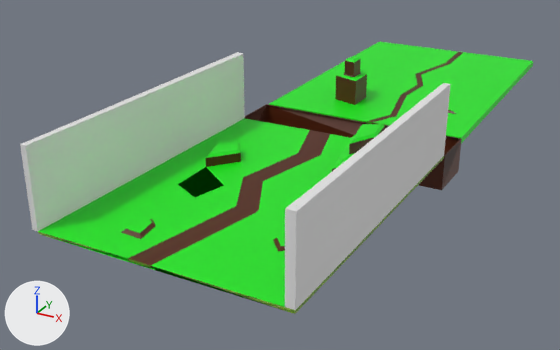
The OBJ model 3DLv3_2023_vs2019/Project/BaseProject/BaseProject/res/Field/GameStage(1).obj as it was, and as the next commit left it.
Rendered twice from a camera (50 mm lens) standing at (381.0, -579.0, 366.0) and looking at (-88.0, 274.0, -60.0). The axes (+X, +Y, +Z) are drawn at lower left. The lights are the same throughout. Where no turn or scale is listed for an object, it has been applied to the vertices. Vertices at the same position are counted once.

The older version as bpy lines, for what is in view:
```python
ob_cube = bpy.data.objects.new('Cube', me_cube)
ob_cube.location = (0.0, 0.0, 0.0)
ob_cube_001 = bpy.data.objects.new('Cube.001', me_cube_001)
ob_cube_001.location = (0.0, 0.0, 0.0)
ob_cube_002 = bpy.data.objects.new('Cube.002', me_cube_002)
ob_cube_002.location = (0.0, 0.0, 0.0)
ob_plane = bpy.data.objects.new('Plane', me_plane)
ob_plane.location = (0.0, 0.0, 0.0)
ob_plane_002 = bpy.data.objects.new('Plane.002', me_plane_002)
ob_plane_002.location = (0.0, 0.0, 0.0)
ob_plane_003 = bpy.data.objects.new('Plane.003', me_plane_003)
ob_plane_003.location = (0.0, 0.0, 0.0)
ob_plane_004 = bpy.data.objects.new('Plane.004', me_plane_004)
ob_plane_004.location = (0.0, 0.0, 0.0)
# me_cube_002
# before: 63 (-108.0, 71.0, 2.0), 64 (-109.0, 129.0, 2.0) at pixel (206, 166), 65 (-72.0, 51.0, 2.0), 66 (-61.0, 93.0, 2.0) at pixel (223, 185)
```
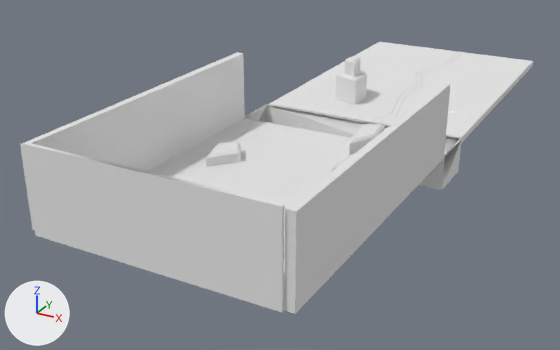
Where the change shows, as pixel boxes [x1, y1, x2, y2] in the pictures (560 x 350 px):
'Cube', recoloured (green to grey)
    both: [22, 142, 284, 312]
'Plane.002', recoloured (brown to grey)
    both: [267, 104, 461, 155]
'Plane.004', recoloured
    both: [441, 139, 462, 190]
'Plane', recoloured (brown to grey)
    both: [245, 118, 444, 190]
'Plane.003', recoloured (brown to grey)
    both: [245, 104, 267, 122]
part 1 of me_cube_001, recoloured (green to white)
    both: [269, 42, 533, 143]
part 2 of me_cube_001, recoloured
    both: [335, 52, 463, 123]
part 3 of me_cube_002, added
    after: [184, 167, 224, 188]
part 4 of me_cube_002, recoloured (green to grey)
    both: [284, 156, 444, 314]
part 5 of me_cube_002, recoloured (green to white)
    both: [147, 118, 384, 312]
part 6 of me_cube_002, recoloured (brown to white)
    both: [206, 126, 385, 251]

Diff of the bpy script that builds the scene:
```diff
--- a/3DLv3_2023_vs2019/Project/BaseProject/BaseProject/res/Field/GameStage(1).obj.py
+++ b/3DLv3_2023_vs2019/Project/BaseProject/BaseProject/res/Field/GameStage(1).obj.py
@@ mat_material_009 @@
+mat_material_009 = principled_material('Material.009')
+mat_material_009.base_color = (0.8, 0.8, 0.8)  # white #e7e7e7
+mat_material_009.roughness = 1.0
@@ me_cube @@
 me_cube.from_pydata(...)  # 32 vertices, 76 faces; spans x -165.0..117.0, y -95.0..-90.0, z -1.0..97.0
-me_cube.materials.append(mat_material_004)  # white #ffffff
+me_cube.materials.append(mat_material_005)  # white #e7e7e7
@@ me_cube_001 @@
 me_cube_001.from_pydata(...)  # 219 vertices, 427 faces; spans x -161.0..130.0, y 373.0..803.0, z -8.0..64.0
+# me_cube_001 part 1: all 192 faces that had it switch from mat_material_003 (green #0fe713) to mat_material_006 (white #e7e7e7)
+# me_cube_001 part 2: all 235 faces that had it switch from mat_material_007 (brown #521f00) to mat_material_008 (white #e7e7e7)
@@ me_cube_002 @@
 # verts and faces of me_cube_002; kept vertices keep their numbers, new ones are numbered from 201
-me_cube_002.from_pydata(...)  # 201 vertices, 318 faces, 32 loose edges; spans x -172.0..130.0, y -91.0..302.0, z -2.0..94.0
-me_cube_002.materials.append(mat_material_001)  # white #e7e7e7
+me_cube_002.from_pydata(...)  # 201 vertices, 320 faces, 32 loose edges; spans x -172.0..130.0, y -91.0..302.0, z -2.0..94.0
+# me_cube_002 part 3
+faces += [(63, 66, 64), (63, 65, 66)]  # mat_material_006 (white #e7e7e7)
+# me_cube_002 part 4: 19 faces spanning x -172.0..130.0, y -91.0..302.0, z -2.0..2.0 switch from mat_material_002 (picture img_shibafuv005_jpg) to mat_material_009 (white #e7e7e7)
+# me_cube_002 part 5: 115 faces spanning x -165.0..130.0, y -91.0..302.0, z -2.0..48.0 switch from mat_material_003 (green #0fe713) to mat_material_006 (white #e7e7e7)
+# me_cube_002 part 6: 144 faces spanning x -162.0..130.0, y -91.0..302.0, z -2.0..45.0 switch from mat_material_007 (brown #521f00) to mat_material_008 (white #e7e7e7)
+me_cube_002.materials.append(mat_material_010)  # white #e7e7e7
@@ me_plane @@
 me_plane.from_pydata(...)  # 8 vertices, 12 faces; spans x -162.0..129.0, y 301.0..302.0, z -45.0..2.0
-me_plane.materials.append(mat_material_007)  # brown #521f00
+me_plane.materials.append(mat_material_008)  # white #e7e7e7
@@ me_plane_002 @@
 me_plane_002.from_pydata(...)  # 15 vertices, 20 faces; spans x -162.0..129.0, y 368.0..371.0, z -45.0..1.0
-me_plane_002.materials.append(mat_material_007)  # brown #521f00
+me_plane_002.materials.append(mat_material_008)  # white #e7e7e7
@@ me_plane_003 @@
 me_plane_003.from_pydata(...)  # 8 vertices, 12 faces; spans x -163.7..-162.0, y 300.8..369.4, z -45.4..1.2
-me_plane_003.materials.append(mat_material_007)  # brown #521f00
+me_plane_003.materials.append(mat_material_008)  # white #e7e7e7
@@ me_plane_004 @@
 me_plane_004.from_pydata(...)  # 8 vertices, 12 faces; spans x 129.4..131.1, y 300.8..369.4, z -45.4..1.2
-me_plane_004.materials.append(mat_material_007)  # brown #521f00
+me_plane_004.materials.append(mat_material_008)  # white #e7e7e7
```
